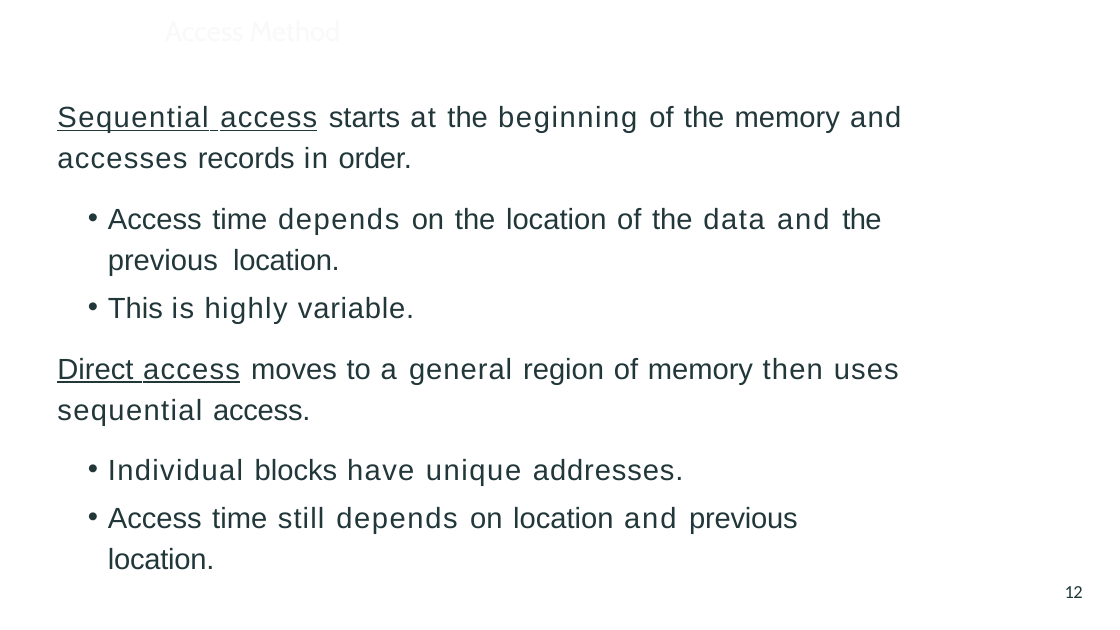
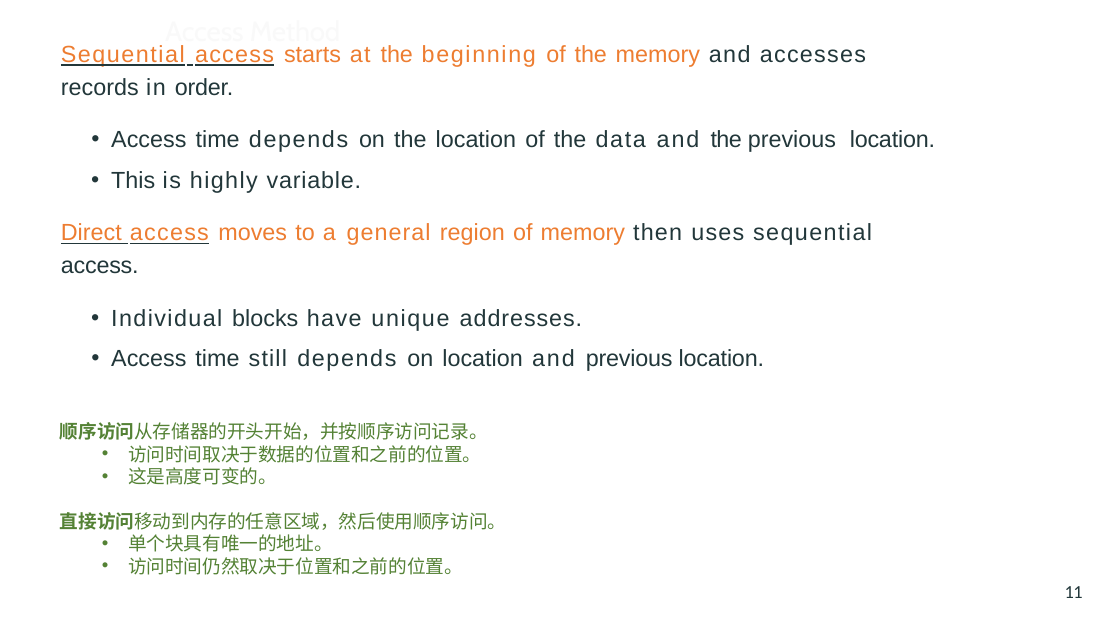
Before and after one commit to vcboy1/Leeds, a slide deck: slide 11 of 26fall/1860/Lecture/Week1.8/Lec 1.8.2 Memory.pptx (slide 12 before the commit). Drawn at 1120x630 pixels with LibreOffice and Linux fonts; fonts in the diff are those of the drawing. Boxes give left, top, right and bottom in pixels: in the first picture for what was removed or moved away, otherwise in the second. Text is boxed around its words. In the diff, an @@ line names an element or a change of style, - is before the commit and + after.

```diff
--- a/26fall/1860/Lecture/Week1.8/Lec 1.8.2 Memory.pptx
+++ b/26fall/1860/Lecture/Week1.8/Lec 1.8.2 Memory.pptx
@@ text "Sequential access starts at the ...": place and size @@
-text "Sequential access starts at the ..." at [57, 106, 901, 570]
+text "Sequential access starts at the ..." at [61, 45, 935, 371]
@@ text "Sequential access starts at the ..." at [61, 45, 935, 371]: size 25 to 20 pt; text colour #22373A to #ED7D31 in "Sequential access starts at the beginning of ...", "Direct access moves to a general region ..." @@
@@ title added at [165, 45, 340, 48], 23.8 pt, text #F9F9F9 @@
+Access Method
@@ text added at [60, 422, 506, 575], 16 pt, text #548235 @@
+顺序访问从存储器的开头开始，并按顺序访问记录。
+  • 访问时间取决于数据的位置和之前的位置。
+  • 这是高度可变的。
+直接访问移动到内存的任意区域，然后使用顺序访问。
+  • 单个块具有唯一的地址。
+  • 访问时间仍然取决于位置和之前的位置。
@@ page number at [1065, 586, 1083, 598]: text changed @@
-12
+11
```
Also in this commit, not shown: 18 other slides changed, 3 slides removed, 16 other files.
